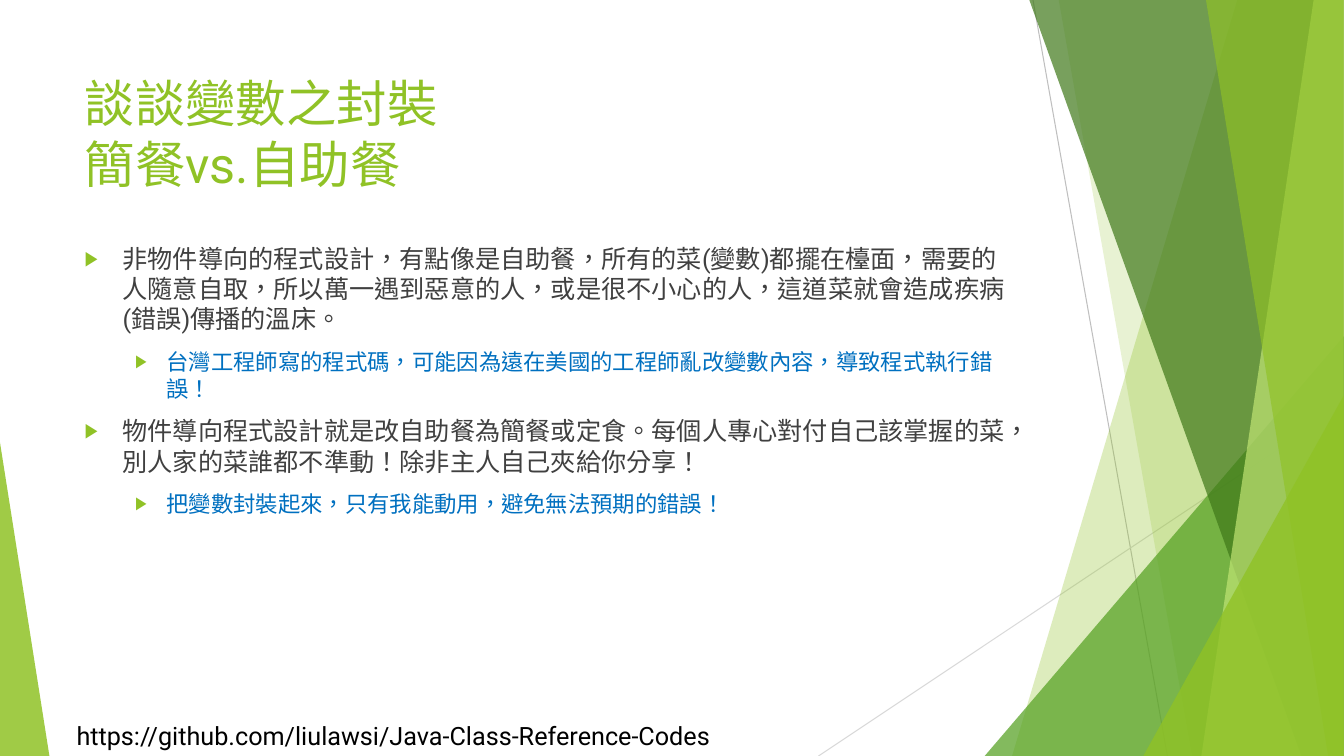
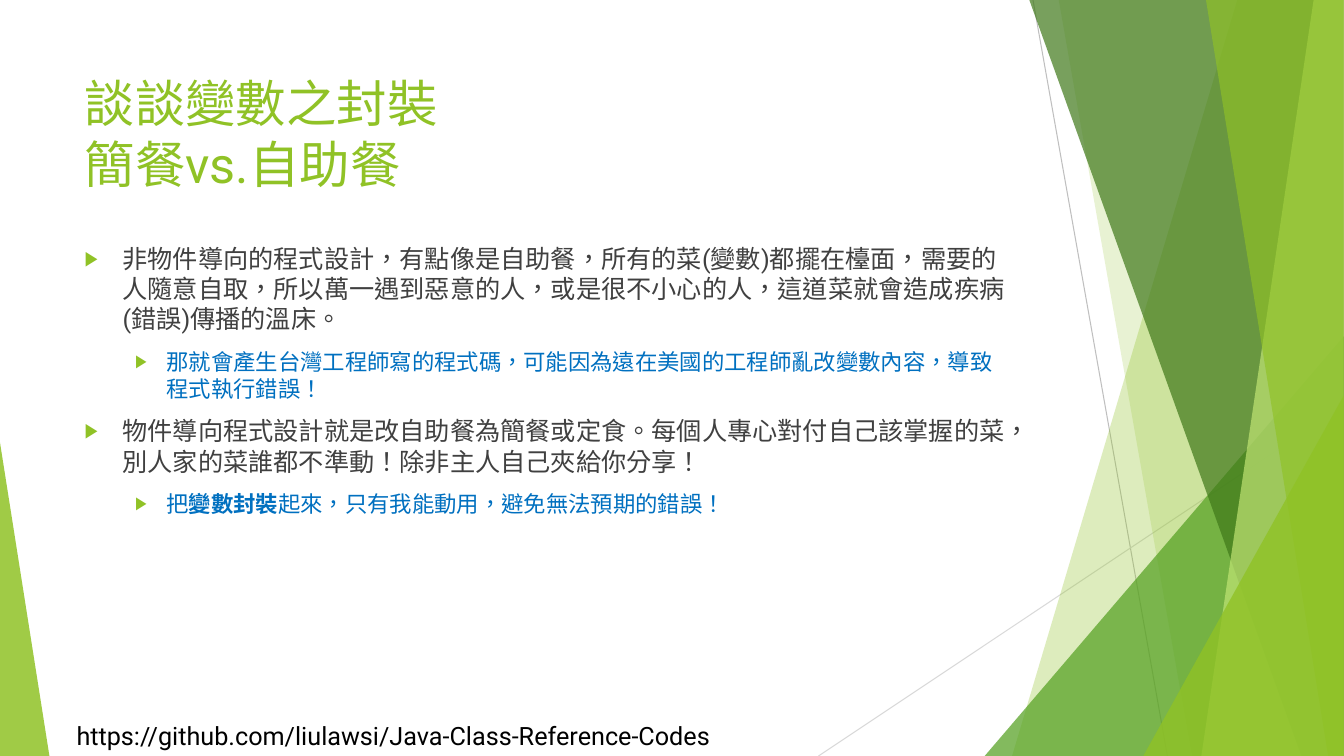
Before and after one commit to liulawsi/My_PPTs, a slide deck: slide 4 of LCC/Java/10_物件導向程式設計.pptx. Drawn at 1344x756 pixels with LibreOffice and Linux fonts; fonts in the diff are those of the drawing; background and template pictures are left out. Boxes give left, top, right and bottom in pixels: in the first picture for what was removed or moved away, otherwise in the second. Text is boxed around its words. In the diff, an @@ line names an element or a change of style, - is before the commit and + after.

```diff
--- a/LCC/Java/10_物件導向程式設計.pptx
+++ b/LCC/Java/10_物件導向程式設計.pptx
@@ text at box(167, 351, 993, 399): text changed @@
-  ▶ 台灣工程師寫的程式碼，可能因為遠在美國的工程師亂改變數內容，導致程式執行錯誤！
+  ▶ 那就會產生台灣工程師寫的程式碼，可能因為遠在美國的工程師亂改變數內容，導致程式執行錯誤！
@@ text at box(167, 493, 725, 514): bold on in "把變數封裝起來，只有我能動用，避免無法預期的錯誤！" @@
```
Also in this commit, not shown: 7 other slides changed, 4 slides added, 4 other files.
